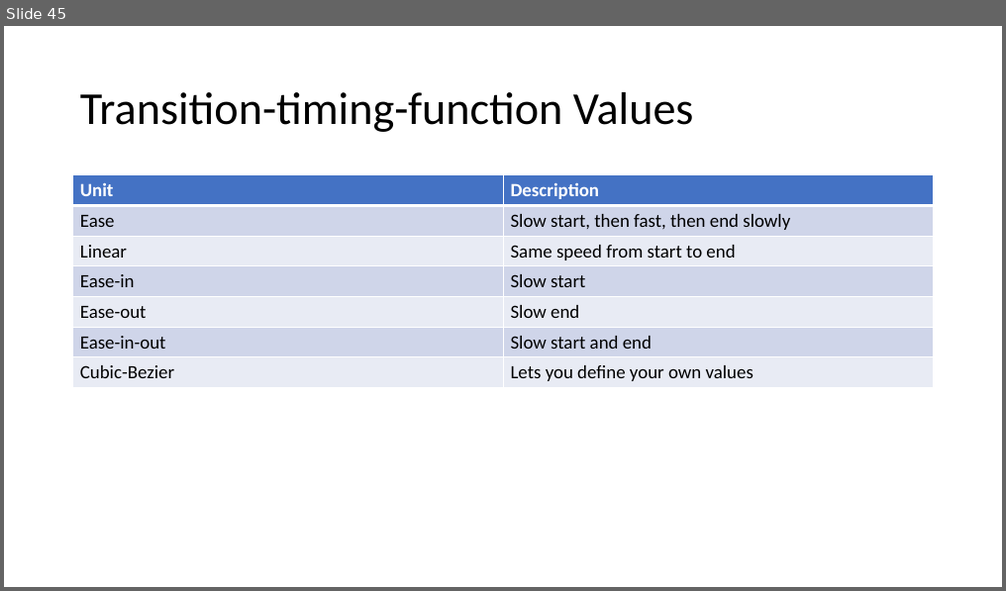
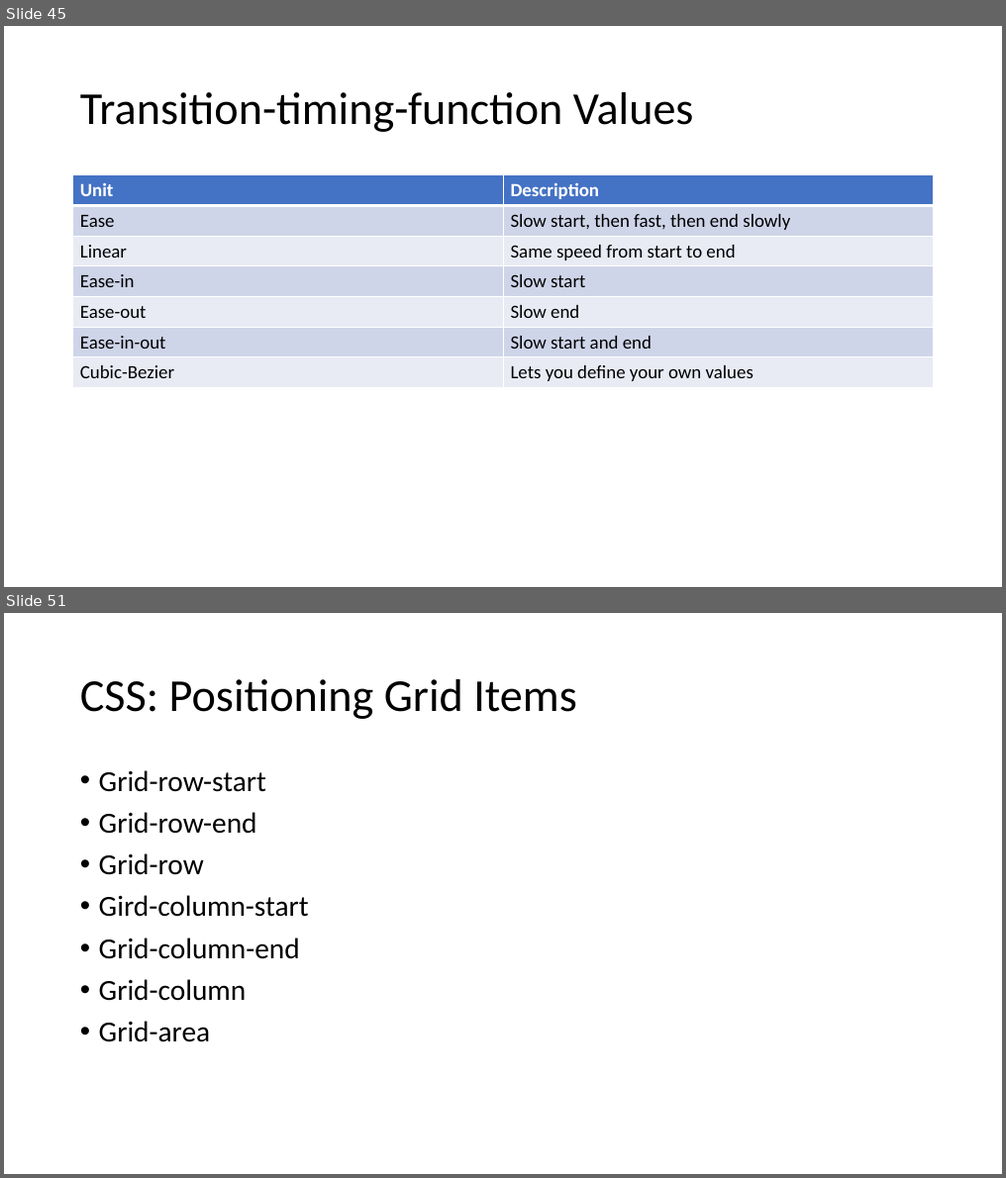
Before and after one commit to PiyushChaturvedii/Batch05, a slide deck: CSS3.pptx. Shown one above the other, each under a label of ours: slide 45 before the commit, slides 45 and 51 after it; the slides between them are not shown. The pictures are 1006x591 and 1006x1178 pixels, drawn with LibreOffice and Linux fonts; fonts in the diff are those of the drawing. Boxes give left, top, right and bottom in pixels: in the first picture for what was removed or moved away, otherwise in the second. Text is boxed around its words. In the diff, an @@ line names an element or a change of style, - is before the commit and + after.

```diff
--- a/CSS3.pptx
+++ b/CSS3.pptx
@@ slide 51 added at [4, 613, 1002, 1174], background #FFFFFF @@
@@ title added at [80, 679, 576, 719], 44 pt, text #000000 @@
+CSS: Positioning Grid Items
@@ text added at [99, 770, 309, 1043], 28 pt, text #000000 @@
+• Grid-row-start
+• Grid-row-end
+• Grid-row
+• Gird-column-start
+• Grid-column-end
+• Grid-column
+• Grid-area
```
Also in this commit, not shown: 7 other slides added, 3 other files.
